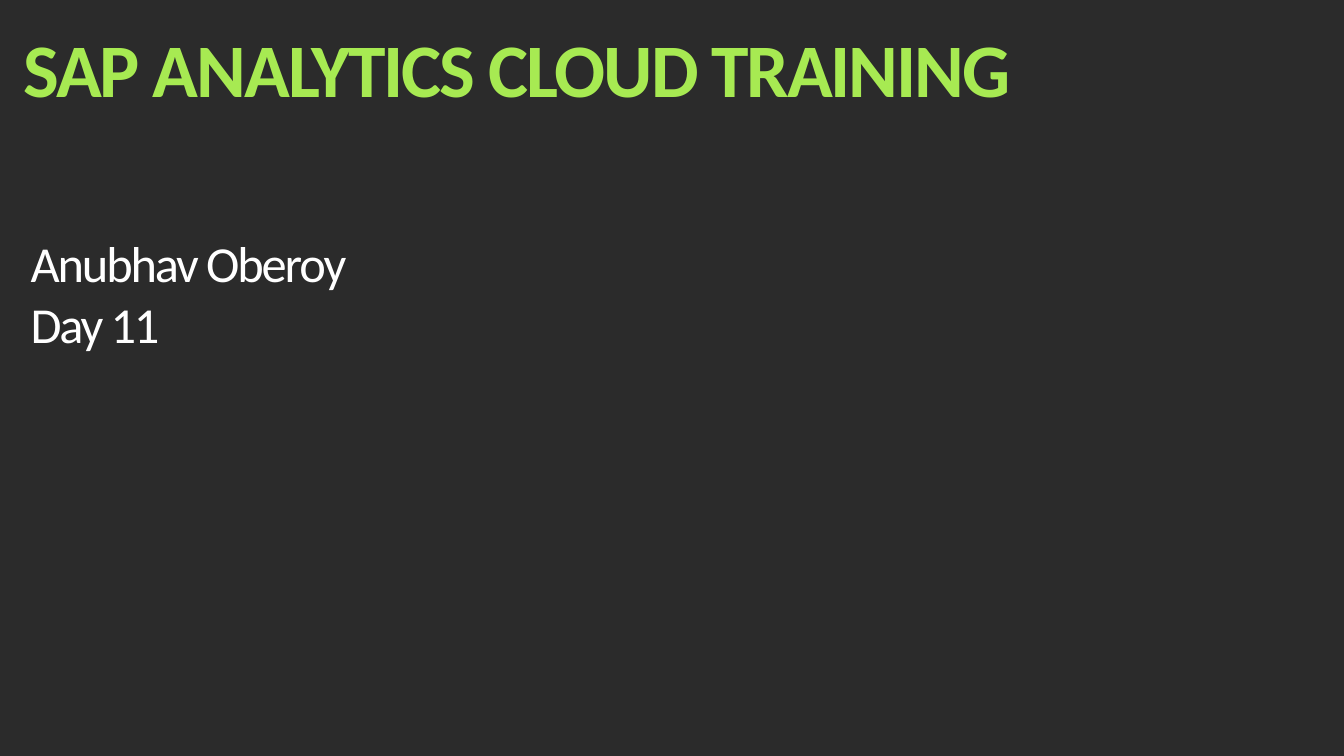
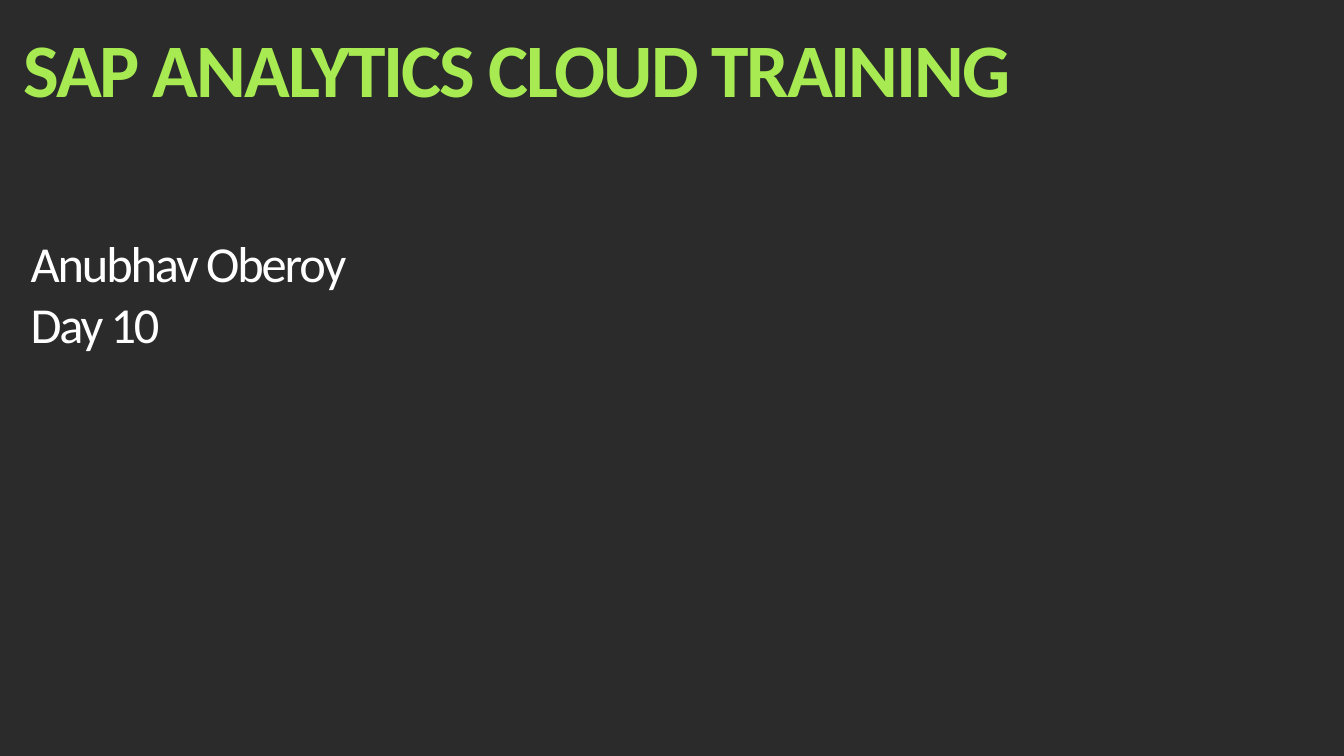
Before and after one commit to soyuztechnologies/Allianz_SAC_Training, a slide deck: slide 1 of day 10/SAC_Training Day 10.pptx. Drawn at 1344x756 pixels with LibreOffice and Linux fonts; fonts in the diff are those of the drawing; background and template pictures are left out; a plain dark background stands for a picture behind light text. Boxes give left, top, right and bottom in pixels: in the first picture for what was removed or moved away, otherwise in the second. Text is boxed around its words. In the diff, an @@ line names an element or a change of style, - is before the commit and + after.

```diff
--- a/day 10/SAC_Training Day 10.pptx
+++ b/day 10/SAC_Training Day 10.pptx
@@ text at [31, 310, 160, 351]: text changed @@
-Day 11
+Day 10
```
Also in this commit, not shown: 4 other slides changed, 6 slides added, 11 slides removed, 20 other files.
